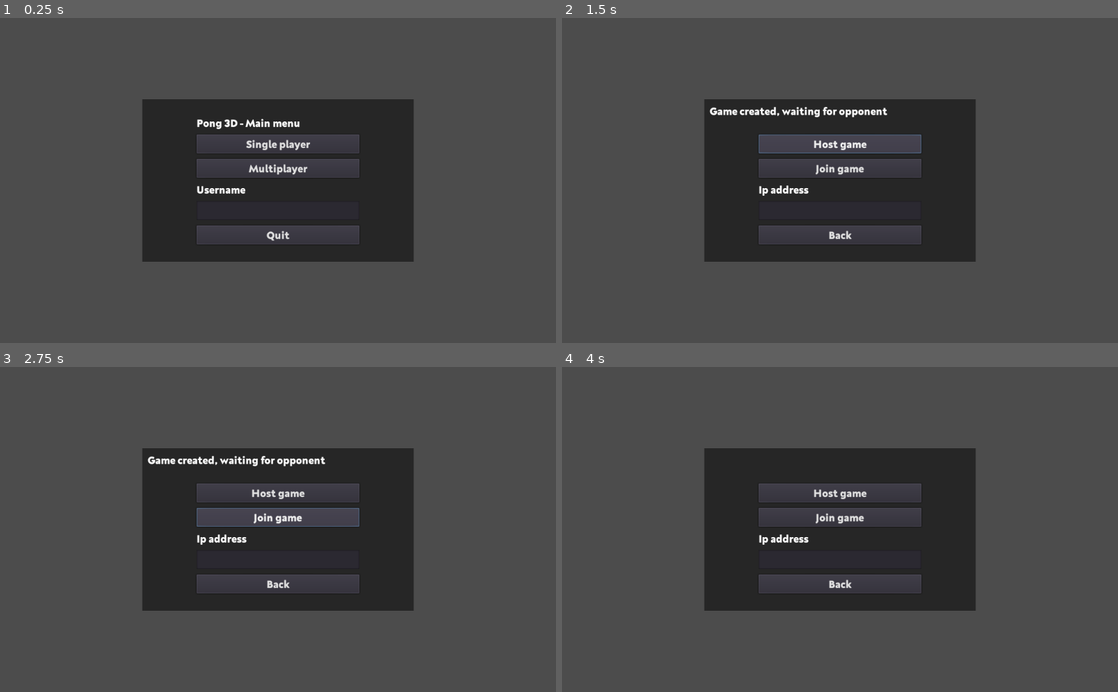
Above: before the commit, frames 1-4 (two rows, left to right).
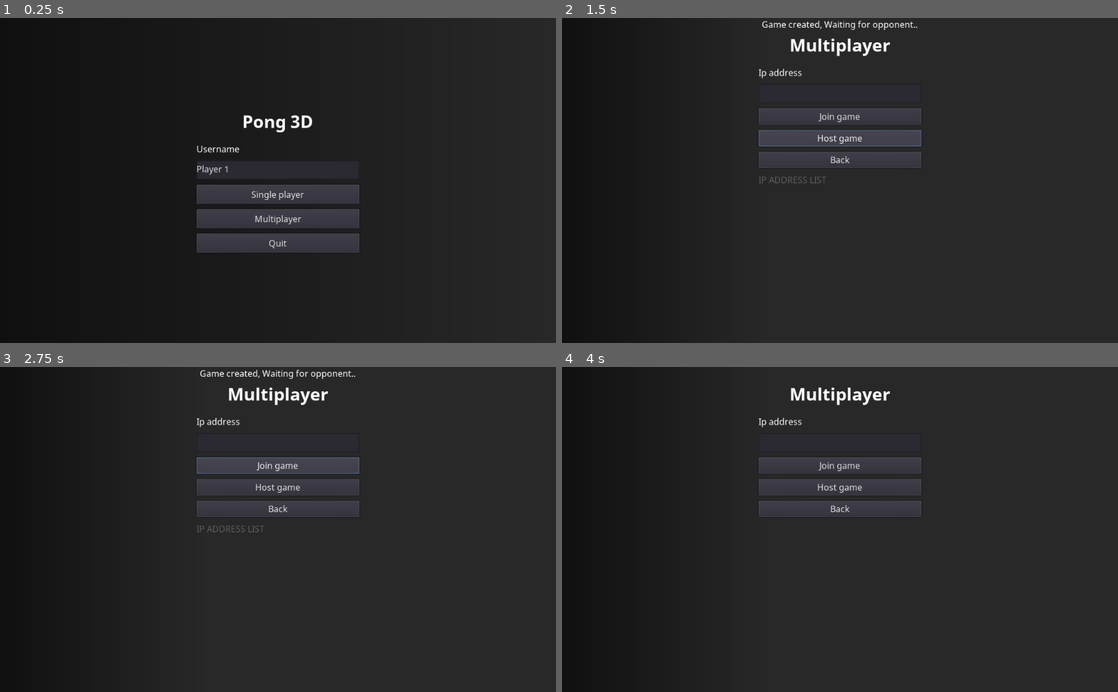
Above: after the commit, the same moments.

Repository: skarjalainen/godot-pong3d
Game: Godot game, scene res://src/Root.tscn
Same seed, same stepped clock (60 frames per second), same inputs: the game is played once before the commit and once after it.
Inputs:
- Up to frame 1 (0.25 s): no input
- Up to frame 2 (1.5 s): click "Multiplayer" at 0.5 s; click "Host game" at 1.25 s
- Up to frame 3 (2.75 s): click "Join game" at 2 s
- Up to frame 4 (4 s): click "Back" at 2.75 s; click "Multiplayer" at 3.5 s

The runs differ from the first frame. In frame 1, 81% of the frame differs, in the area x 0-100%, y 0-100%; in frame 2, 80%; in frame 3, 81%; in frame 4, 80%.

Commit message:
Change font, improve multiplayer code

Diff:
--- a/project.godot
+++ b/project.godot
@@ -32,6 +32,7 @@
 [gui]
 
 theme/custom="res://res/themes/main.tres"
+theme/custom_font="res://res/fonts/NotoSans-Regular.tres"
 
 [input]
 
--- /dev/null
+++ b/res/fonts/NotoSans-Bold.tres
@@ -0,0 +1,7 @@
+[gd_resource type="DynamicFont" load_steps=2 format=2]
+
+[ext_resource path="res://res/fonts/NotoSans-Bold.ttf" type="DynamicFontData" id=1]
+
+[resource]
+size = 32
+font_data = ExtResource( 1 )
--- /dev/null
+++ b/res/fonts/NotoSans-Regular.tres
@@ -0,0 +1,6 @@
+[gd_resource type="DynamicFont" load_steps=2 format=2]
+
+[ext_resource path="res://res/fonts/NotoSans-Regular.ttf" type="DynamicFontData" id=1]
+
+[resource]
+font_data = ExtResource( 1 )
--- a/res/themes/main.tres
+++ b/res/themes/main.tres
@@ -1,6 +1,6 @@
 [gd_resource type="Theme" load_steps=2 format=2]
 
-[ext_resource path="res://res/fonts/Neufreit-ExtraBold.tres" type="DynamicFont" id=1]
+[ext_resource path="res://res/fonts/NotoSans-Regular.tres" type="DynamicFont" id=1]
 
 [resource]
 default_font = ExtResource( 1 )
--- a/src/Singletons/Global.gd
+++ b/src/Singletons/Global.gd
@@ -20,6 +20,25 @@
 	}
 ]
 
+var config = ConfigFile.new()
+
+
+func _ready():
+	loadSettings()
+
+
+func loadSettings():
+	var err = config.load("user://settings.cfg")
+	if err == OK:
+		playerData[0].name = config.get_value("user", "name", "Player 1")
+
+
+func saveSettings():
+	var err = config.load("user://settings.cfg")
+	config.set_value("user", "name", playerData[0].name)
+	err = config.save("user://settings.cfg")
+
+
 func newScore(playerNumber):
 	playerData[playerNumber].score += 1
 	emit_signal("score_changed")
--- a/src/UI/MainMenu.gd
+++ b/src/UI/MainMenu.gd
@@ -3,15 +3,16 @@
 
 const PORT = 3000
 
-onready var NameInput = get_node("ColorRect/MarginContainer/ButtonContainer/NameInput")
+onready var NameInput = get_node("NinePatchRect/ButtonContainer/NameInput")
 
 
 func _ready():
-	pass
+	NameInput.text = Global.playerData[0].name
 
 
 func savePlayerName():
 	Global.playerData[0].name = NameInput.text
+	Global.saveSettings()
 
 func _on_SinglePlayerButton_pressed():
 	savePlayerName()
--- a/src/UI/MainMenu.tscn
+++ b/src/UI/MainMenu.tscn
@@ -1,128 +1,124 @@
-[gd_scene load_steps=3 format=2]
+[gd_scene load_steps=5 format=2]
 
-[ext_resource path="res://res/fonts/Neufreit-ExtraBold.tres" type="DynamicFont" id=1]
+[ext_resource path="res://res/fonts/NotoSans-Bold.tres" type="DynamicFont" id=1]
 [ext_resource path="res://src/UI/MainMenu.gd" type="Script" id=2]
+
+[sub_resource type="Gradient" id=1]
+colors = PoolColorArray( 0, 0, 0, 0.784314, 0, 0, 0, 0.470588 )
+
+[sub_resource type="GradientTexture" id=2]
+gradient = SubResource( 1 )
 
 [node name="MainMenu" type="Control"]
 pause_mode = 2
-anchor_left = 0.5
-anchor_top = 0.5
-anchor_right = 0.5
-anchor_bottom = 0.5
-margin_left = -512.0
-margin_top = -300.0
-margin_right = 512.0
-margin_bottom = 300.0
+anchor_right = 1.0
+anchor_bottom = 1.0
 script = ExtResource( 2 )
 __meta__ = {
 "_edit_use_anchors_": false
 }
 
-[node name="ColorRect" type="ColorRect" parent="."]
+[node name="NinePatchRect" type="NinePatchRect" parent="."]
+anchor_right = 1.0
+anchor_bottom = 1.0
+size_flags_horizontal = 2
+size_flags_vertical = 2
+texture = SubResource( 2 )
+patch_margin_left = 50
+patch_margin_top = 50
+patch_margin_right = 50
+patch_margin_bottom = 50
+__meta__ = {
+"_edit_use_anchors_": false
+}
+
+[node name="Status" type="Label" parent="NinePatchRect"]
+anchor_right = 1.0
+margin_bottom = 14.0
+__meta__ = {
+"_edit_use_anchors_": false
+}
+
+[node name="ButtonContainer" type="VBoxContainer" parent="NinePatchRect"]
 anchor_left = 0.5
 anchor_top = 0.5
 anchor_right = 0.5
 anchor_bottom = 0.5
-margin_left = -250.0
-margin_top = -150.0
-margin_right = 250.0
-margin_bottom = 150.0
-rect_min_size = Vector2( 500, 300 )
-color = Color( 0, 0, 0, 0.498039 )
-__meta__ = {
-"_edit_use_anchors_": false
-}
-
-[node name="Status" type="Label" parent="ColorRect"]
-margin_left = 10.0
-margin_top = 10.0
-margin_right = 490.0
-margin_bottom = 45.0
-rect_min_size = Vector2( 480, 35 )
-custom_fonts/font = ExtResource( 1 )
-__meta__ = {
-"_edit_use_anchors_": false
-}
-
-[node name="MarginContainer" type="MarginContainer" parent="ColorRect"]
-anchor_left = 0.5
-anchor_top = 0.5
-anchor_right = 0.5
-anchor_bottom = 0.5
-margin_left = -250.0
-margin_top = -218.0
-margin_right = 250.0
-margin_bottom = 218.0
-custom_constants/margin_right = 100
-custom_constants/margin_top = 100
-custom_constants/margin_left = 100
-custom_constants/margin_bottom = 100
-__meta__ = {
-"_edit_use_anchors_": false
-}
-
-[node name="ButtonContainer" type="VBoxContainer" parent="ColorRect/MarginContainer"]
-margin_left = 100.0
-margin_top = 100.0
-margin_right = 400.0
-margin_bottom = 336.0
+margin_left = -169.5
+margin_top = -132.5
+margin_right = 169.5
+margin_bottom = 132.5
 custom_constants/separation = 10
 __meta__ = {
 "_edit_use_anchors_": false
 }
 
-[node name="MainMenuLabel" type="Label" parent="ColorRect/MarginContainer/ButtonContainer"]
-margin_right = 300.0
-margin_bottom = 23.0
+[node name="MenuLabel" type="Label" parent="NinePatchRect/ButtonContainer"]
+margin_left = 19.0
+margin_right = 319.0
+margin_bottom = 45.0
 rect_min_size = Vector2( 300, 23 )
+size_flags_horizontal = 4
 custom_fonts/font = ExtResource( 1 )
-text = "Pong 3D - Main menu"
+text = "Pong 3D"
+align = 1
 
-[node name="SinglePlayerButton" type="Button" parent="ColorRect/MarginContainer/ButtonContainer"]
-margin_top = 33.0
-margin_right = 300.0
-margin_bottom = 68.0
+[node name="UsernameLabel" type="Label" parent="NinePatchRect/ButtonContainer"]
+margin_left = 19.0
+margin_top = 54.0
+margin_right = 319.0
+margin_bottom = 84.0
+rect_min_size = Vector2( 300, 30 )
+size_flags_horizontal = 4
+text = "Username"
+valign = 2
+__meta__ = {
+"_edit_use_anchors_": false
+}
+
+[node name="NameInput" type="TextEdit" parent="NinePatchRect/ButtonContainer"]
+margin_left = 19.0
+margin_top = 95.0
+margin_right = 319.0
+margin_bottom = 130.0
 rect_min_size = Vector2( 300, 35 )
-custom_fonts/font = ExtResource( 1 )
+hint_tooltip = "IP Address"
+size_flags_horizontal = 4
+size_flags_vertical = 4
+text = "Player 1"
+
+[node name="SinglePlayerButton" type="Button" parent="NinePatchRect/ButtonContainer"]
+margin_left = 19.0
+margin_top = 140.0
+margin_right = 319.0
+margin_bottom = 175.0
+rect_min_size = Vector2( 300, 35 )
+size_flags_horizontal = 4
+size_flags_vertical = 4
 text = "Single player"
 __meta__ = {
 "_edit_use_anchors_": false
 }
 
-[node name="MultiPlayerButton" type="Button" parent="ColorRect/MarginContainer/ButtonContainer"]
-margin_top = 78.0
-margin_right = 300.0
-margin_bottom = 113.0
+[node name="MultiPlayerButton" type="Button" parent="NinePatchRect/ButtonContainer"]
+margin_left = 19.0
+margin_top = 185.0
+margin_right = 319.0
+margin_bottom = 220.0
 rect_min_size = Vector2( 300, 35 )
-custom_fonts/font = ExtResource( 1 )
+size_flags_horizontal = 4
+size_flags_vertical = 4
 text = "Multiplayer"
 
-[node name="UsernameLabel" type="Label" parent="ColorRect/MarginContainer/ButtonContainer"]
-margin_top = 123.0
-margin_right = 300.0
-margin_bottom = 146.0
-rect_min_size = Vector2( 300, 23 )
-custom_fonts/font = ExtResource( 1 )
-text = "Username"
-__meta__ = {
-"_edit_use_anchors_": false
-}
-
-[node name="NameInput" type="TextEdit" parent="ColorRect/MarginContainer/ButtonContainer"]
-margin_top = 156.0
-margin_right = 300.0
-margin_bottom = 191.0
+[node name="QuitButton" type="Button" parent="NinePatchRect/ButtonContainer"]
+margin_left = 19.0
+margin_top = 230.0
+margin_right = 319.0
+margin_bottom = 265.0
 rect_min_size = Vector2( 300, 35 )
-hint_tooltip = "IP Address"
-custom_fonts/font = ExtResource( 1 )
-
-[node name="QuitButton" type="Button" parent="ColorRect/MarginContainer/ButtonContainer"]
-margin_top = 201.0
-margin_right = 300.0
-margin_bottom = 236.0
-rect_min_size = Vector2( 300, 35 )
-custom_fonts/font = ExtResource( 1 )
+size_flags_horizontal = 4
+size_flags_vertical = 4
 text = "Quit"
-[connection signal="pressed" from="ColorRect/MarginContainer/ButtonContainer/SinglePlayerButton" to="." method="_on_SinglePlayerButton_pressed"]
-[connection signal="pressed" from="ColorRect/MarginContainer/ButtonContainer/MultiPlayerButton" to="." method="_on_MultiPlayerButton_pressed"]
-[connection signal="pressed" from="ColorRect/MarginContainer/ButtonContainer/QuitButton" to="." method="_on_QuitButton_pressed"]
+[connection signal="pressed" from="NinePatchRect/ButtonContainer/SinglePlayerButton" to="." method="_on_SinglePlayerButton_pressed"]
+[connection signal="pressed" from="NinePatchRect/ButtonContainer/MultiPlayerButton" to="." method="_on_MultiPlayerButton_pressed"]
+[connection signal="pressed" from="NinePatchRect/ButtonContainer/QuitButton" to="." method="_on_QuitButton_pressed"]
--- a/src/UI/NetworkMenu.gd
+++ b/src/UI/NetworkMenu.gd
@@ -3,30 +3,53 @@
 
 const PORT = 3000
 
-onready var Status = get_node("ColorRect/Status")
-onready var IpInput = get_node("ColorRect/MarginContainer/ButtonContainer/IpInput")
+onready var Status = get_node("NinePatchRect/VBoxContainer/Status")
+onready var IpInput = get_node("NinePatchRect/VBoxContainer/ButtonContainer/IpInput")
+onready var HostButton = get_node("NinePatchRect/VBoxContainer/ButtonContainer/HostButton")
+onready var JoinButton = get_node("NinePatchRect/VBoxContainer/ButtonContainer/JoinButton")
+onready var IpAddressList = get_node("NinePatchRect/VBoxContainer/ButtonContainer/IpAddressList")
 
 
 func _ready():
-	get_tree().connect("connected_to_server", self, "enter_room")
+	get_tree().connect("connected_to_server", self, "enter_server")
 	get_tree().connect("network_peer_connected", self, "user_entered")
 	get_tree().connect("network_peer_disconnected", self, "user_exited")
 	get_tree().connect("server_disconnected", self, "_server_disconnected")
 
 
 func user_entered(id):
-	Status.text = str(id) + " joined the game"
+	print(str(id) + " joined the game")
 
 
 func user_exited(id):
-	Status.text = str(id) + " left the game"
+	print(str(id) + " left the game")
+
+
+func enter_server():
+	var id = get_tree().get_network_unique_id()
+	var username = Global.playerData[0].name
+	rpc("opponent_connected", id, username)
 
 
 func host_game():
 	var host = NetworkedMultiplayerENet.new()
 	host.create_server(PORT, 1)
 	get_tree().network_peer = host
-	Status.text = "Game created, waiting for opponent"
+	Status.text = "Game created, Waiting for opponent.."
+	var interfaces = Array(IP.get_local_interfaces())
+	var regex = RegEx.new()
+	regex.compile("(\\d+\\.\\d+\\.\\d+\\.\\d+)")
+	var ips = ["IP ADDRESS LIST"]
+	for interface in interfaces:
+		if interface && interface.addresses:
+			for address in interface.addresses:
+				var name = interface.friendly
+				if not name:
+					name = interface.name
+				var result = regex.search(address)
+				if result:
+					ips.push_back(address + " (" + name + ")")
+	IpAddressList.text = PoolStringArray(ips).join("\n")
 
 
 func join_game():
@@ -36,14 +59,9 @@
 	get_tree().network_peer = host
 
 
-func send_message():
-	var msg = "message"
-	var id = get_tree().get_network_unique_id()
-	rpc("receive_message", id, msg)
-
-
-sync func receive_message(id, msg):
-	Status.text = str(id) + ": " + msg
+sync func opponent_connected(id, username):
+	Status.text = username + " joined the game!"
+	Global.playerData[1].name = username
 
 
 func _on_HostButton_pressed():
@@ -55,4 +73,5 @@
 
 
 func _on_BackButton_pressed():
+	get_tree().network_peer = null
 	Scene.goto_scene("res://src/UI/MainMenu.tscn")
--- a/src/UI/NetworkMenu.tscn
+++ b/src/UI/NetworkMenu.tscn
@@ -1,117 +1,124 @@
-[gd_scene load_steps=3 format=2]
+[gd_scene load_steps=5 format=2]
 
-[ext_resource path="res://res/fonts/Neufreit-ExtraBold.tres" type="DynamicFont" id=1]
+[ext_resource path="res://res/fonts/NotoSans-Bold.tres" type="DynamicFont" id=1]
 [ext_resource path="res://src/UI/NetworkMenu.gd" type="Script" id=2]
+
+[sub_resource type="Gradient" id=1]
+offsets = PoolRealArray( 0, 0.374194 )
+colors = PoolColorArray( 0, 0, 0, 0.784314, 0, 0, 0, 0.470588 )
+
+[sub_resource type="GradientTexture" id=2]
+gradient = SubResource( 1 )
 
 [node name="NetworkMenu" type="Control"]
 pause_mode = 2
-anchor_left = 0.5
-anchor_top = 0.5
-anchor_right = 0.5
-anchor_bottom = 0.5
-margin_left = -512.0
-margin_top = -300.0
-margin_right = 512.0
-margin_bottom = 300.0
+anchor_right = 1.0
+anchor_bottom = 1.0
 script = ExtResource( 2 )
 __meta__ = {
 "_edit_use_anchors_": false
 }
 
-[node name="ColorRect" type="ColorRect" parent="."]
-anchor_left = 0.5
-anchor_top = 0.5
-anchor_right = 0.5
-anchor_bottom = 0.5
-margin_left = -250.0
-margin_top = -150.0
-margin_right = 250.0
-margin_bottom = 150.0
-rect_min_size = Vector2( 500, 300 )
-color = Color( 0, 0, 0, 0.498039 )
+[node name="NinePatchRect" type="NinePatchRect" parent="."]
+anchor_right = 1.0
+anchor_bottom = 1.0
+texture = SubResource( 2 )
 __meta__ = {
 "_edit_use_anchors_": false
 }
 
-[node name="Status" type="Label" parent="ColorRect"]
-margin_left = 10.0
-margin_top = 10.0
-margin_right = 490.0
-margin_bottom = 45.0
-rect_min_size = Vector2( 480, 35 )
-custom_fonts/font = ExtResource( 1 )
+[node name="VBoxContainer" type="VBoxContainer" parent="NinePatchRect"]
+anchor_left = 0.5
+anchor_right = 0.5
+anchor_bottom = 1.0
+margin_left = -150.0
+margin_right = 150.0
+size_flags_horizontal = 2
+size_flags_vertical = 2
 __meta__ = {
 "_edit_use_anchors_": false
 }
 
-[node name="MarginContainer" type="MarginContainer" parent="ColorRect"]
-anchor_left = 0.5
-anchor_top = 0.5
-anchor_right = 0.5
-anchor_bottom = 0.5
-margin_left = -250.0
-margin_top = -185.0
-margin_right = 250.0
-margin_bottom = 185.0
-custom_constants/margin_right = 100
-custom_constants/margin_top = 100
-custom_constants/margin_left = 100
-custom_constants/margin_bottom = 100
+[node name="Status" type="Label" parent="NinePatchRect/VBoxContainer"]
+margin_right = 300.0
+margin_bottom = 14.0
+align = 1
+valign = 1
 __meta__ = {
 "_edit_use_anchors_": false
 }
 
-[node name="ButtonContainer" type="VBoxContainer" parent="ColorRect/MarginContainer"]
-margin_left = 100.0
-margin_top = 100.0
-margin_right = 400.0
-margin_bottom = 303.0
+[node name="ButtonContainer" type="VBoxContainer" parent="NinePatchRect/VBoxContainer"]
+margin_top = 18.0
+margin_right = 300.0
+margin_bottom = 600.0
+size_flags_vertical = 3
 custom_constants/separation = 10
 __meta__ = {
 "_edit_use_anchors_": false
 }
 
-[node name="HostButton" type="Button" parent="ColorRect/MarginContainer/ButtonContainer"]
+[node name="MenuLabel" type="Label" parent="NinePatchRect/VBoxContainer/ButtonContainer"]
 margin_right = 300.0
-margin_bottom = 35.0
+margin_bottom = 45.0
+custom_fonts/font = ExtResource( 1 )
+text = "Multiplayer"
+align = 1
+
+[node name="IpAddressLabel" type="Label" parent="NinePatchRect/VBoxContainer/ButtonContainer"]
+margin_top = 54.0
+margin_right = 300.0
+margin_bottom = 84.0
+rect_min_size = Vector2( 300, 30 )
+size_flags_horizontal = 4
+text = "Ip address"
+valign = 2
+
+[node name="IpInput" type="TextEdit" parent="NinePatchRect/VBoxContainer/ButtonContainer"]
+margin_top = 95.0
+margin_right = 300.0
+margin_bottom = 130.0
 rect_min_size = Vector2( 300, 35 )
-custom_fonts/font = ExtResource( 1 )
+hint_tooltip = "IP Address"
+size_flags_horizontal = 4
+size_flags_vertical = 4
+
+[node name="JoinButton" type="Button" parent="NinePatchRect/VBoxContainer/ButtonContainer"]
+margin_top = 139.0
+margin_right = 300.0
+margin_bottom = 169.0
+rect_min_size = Vector2( 300, 30 )
+size_flags_horizontal = 4
+size_flags_vertical = 4
+text = "Join game"
+
+[node name="HostButton" type="Button" parent="NinePatchRect/VBoxContainer/ButtonContainer"]
+margin_top = 179.0
+margin_right = 300.0
+margin_bottom = 209.0
+rect_min_size = Vector2( 300, 30 )
+size_flags_horizontal = 4
+size_flags_vertical = 4
 text = "Host game"
 __meta__ = {
 "_edit_use_anchors_": false
 }
 
-[node name="JoinButton" type="Button" parent="ColorRect/MarginContainer/ButtonContainer"]
-margin_top = 45.0
+[node name="BackButton" type="Button" parent="NinePatchRect/VBoxContainer/ButtonContainer"]
+margin_top = 219.0
 margin_right = 300.0
-margin_bottom = 80.0
-rect_min_size = Vector2( 300, 35 )
-custom_fonts/font = ExtResource( 1 )
-text = "Join game"
+margin_bottom = 249.0
+rect_min_size = Vector2( 300, 30 )
+size_flags_horizontal = 4
+size_flags_vertical = 4
+text = "Back"
 
-[node name="Label" type="Label" parent="ColorRect/MarginContainer/ButtonContainer"]
-margin_top = 90.0
+[node name="IpAddressList" type="Label" parent="NinePatchRect/VBoxContainer/ButtonContainer"]
+margin_top = 260.0
 margin_right = 300.0
-margin_bottom = 113.0
-rect_min_size = Vector2( 300, 23 )
-custom_fonts/font = ExtResource( 1 )
-text = "Ip address"
-
-[node name="IpInput" type="TextEdit" parent="ColorRect/MarginContainer/ButtonContainer"]
-margin_top = 123.0
-margin_right = 300.0
-margin_bottom = 158.0
-rect_min_size = Vector2( 300, 35 )
-hint_tooltip = "IP Address"
-custom_fonts/font = ExtResource( 1 )
-
-[node name="BackButton" type="Button" parent="ColorRect/MarginContainer/ButtonContainer"]
-margin_top = 168.0
-margin_right = 300.0
-margin_bottom = 203.0
-rect_min_size = Vector2( 300, 35 )
-custom_fonts/font = ExtResource( 1 )
-text = "Back"
-[connection signal="pressed" from="ColorRect/MarginContainer/ButtonContainer/HostButton" to="." method="_on_HostButton_pressed"]
-[connection signal="pressed" from="ColorRect/MarginContainer/ButtonContainer/JoinButton" to="." method="_on_JoinButton_pressed"]
-[connection signal="pressed" from="ColorRect/MarginContainer/ButtonContainer/BackButton" to="." method="_on_BackButton_pressed"]
+margin_bottom = 582.0
+size_flags_vertical = 3
+custom_colors/font_color = Color( 0.368627, 0.368627, 0.368627, 1 )
+[connection signal="pressed" from="NinePatchRect/VBoxContainer/ButtonContainer/JoinButton" to="." method="_on_JoinButton_pressed"]
+[connection signal="pressed" from="NinePatchRect/VBoxContainer/ButtonContainer/HostButton" to="." method="_on_HostButton_pressed"]
+[connection signal="pressed" from="NinePatchRect/VBoxContainer/ButtonContainer/BackButton" to="." method="_on_BackButton_pressed"]
Binary file added: res/fonts/NotoSans-Bold.ttf
Binary file added: res/fonts/NotoSans-Regular.ttf
